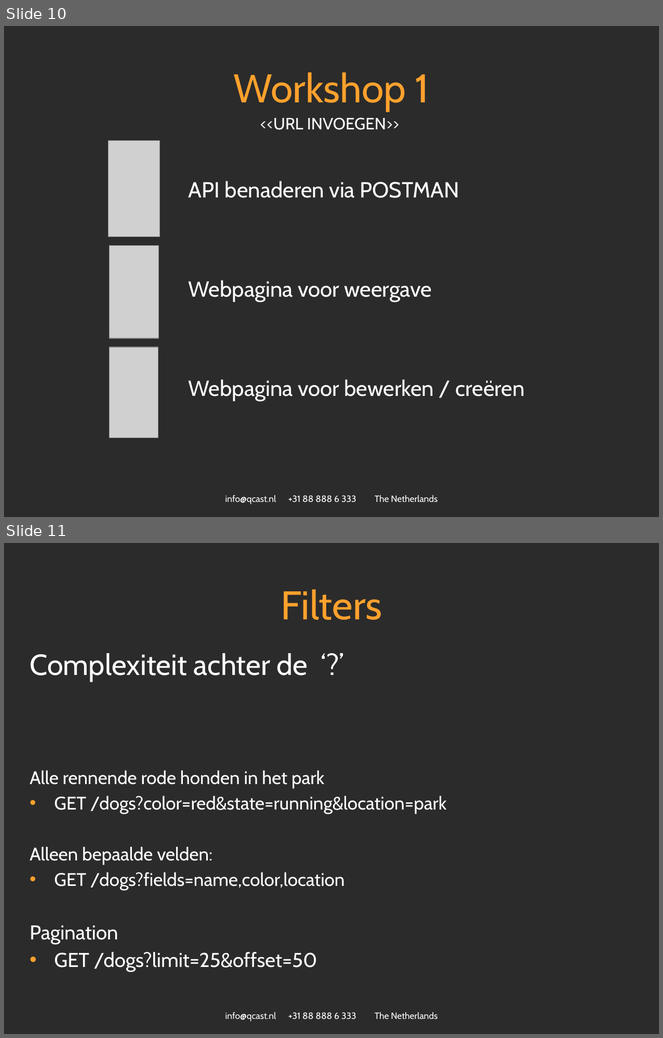
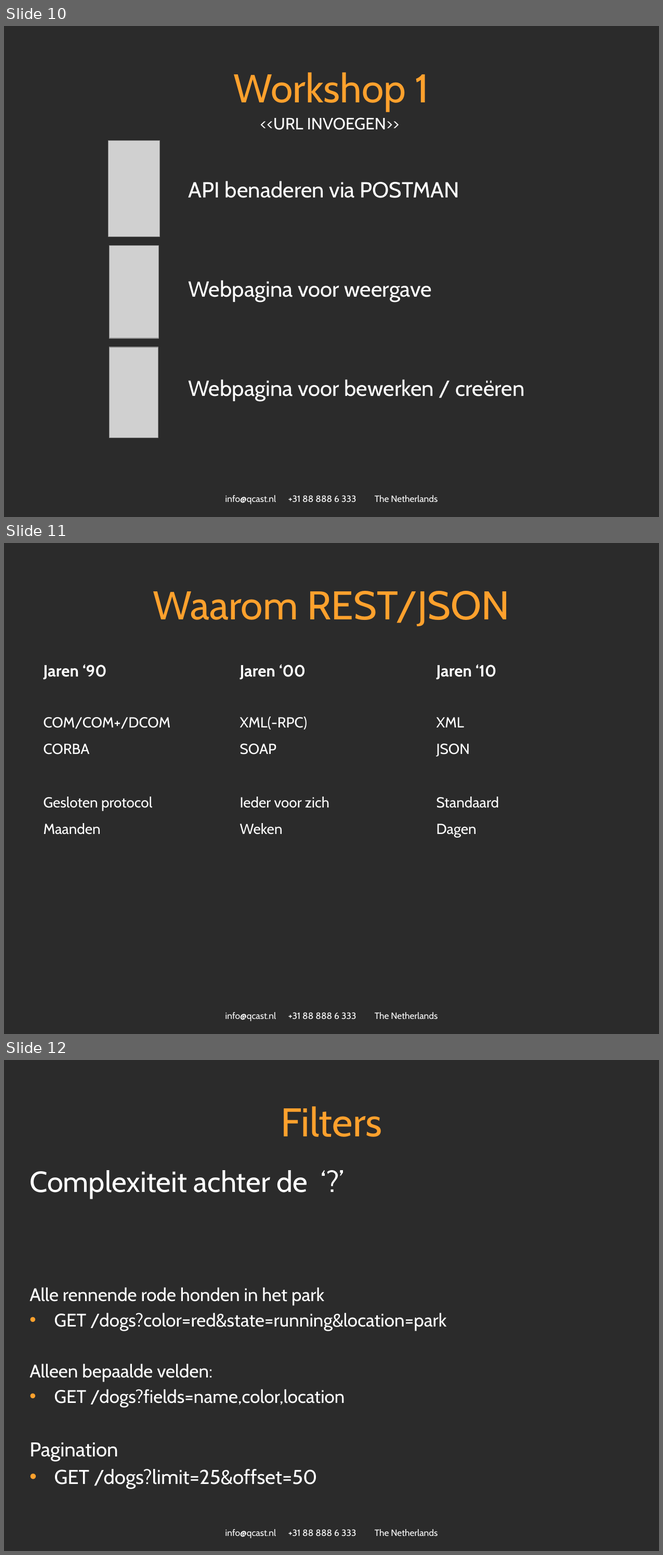
Before and after one commit to spijkerman/dierentuin, a slide deck: API workshop.pptx. Shown one above the other, each under a label of ours: slides 10 and 11 before the commit, slides 10, 11 and 12 after it. The pictures are 663x1038 and 663x1555 pixels, drawn with LibreOffice and Linux fonts; fonts in the diff are those of the drawing; grey boxes stand for pictures; background and template pictures are left out; a plain dark background stands for a picture behind light text. Boxes give left, top, right and bottom in pixels: in the first picture for what was removed or moved away, otherwise in the second. Text is boxed around its words. In the diff, an @@ line names an element or a change of style, - is before the commit and + after.

```diff
--- a/API workshop.pptx
+++ b/API workshop.pptx
@@ slide 11 added at <box>4,543,659,1034</box>, background picture (left out); not listed: 1 template element that a slide beside it also shows @@
@@ title added at <box>153,591,510,627</box>, 44 pt, text #FFA12D @@
+Waarom REST/JSON
@@ table added at <box>37,657,626,870</box>, 8 rows, 3 columns @@
+Jaren ‘90 | Jaren ‘00 | Jaren ‘10
+ |  | 
+COM/COM+/DCOM | XML(-RPC) | XML
+CORBA | SOAP | JSON
+ |  | 
+Gesloten protocol | Ieder voor zich | Standaard
+Maanden | Weken | Dagen
+ |  | 
@@ what was slide 11 is now slide 12 @@
```
Also in this commit, not shown: 1 slide changed.
